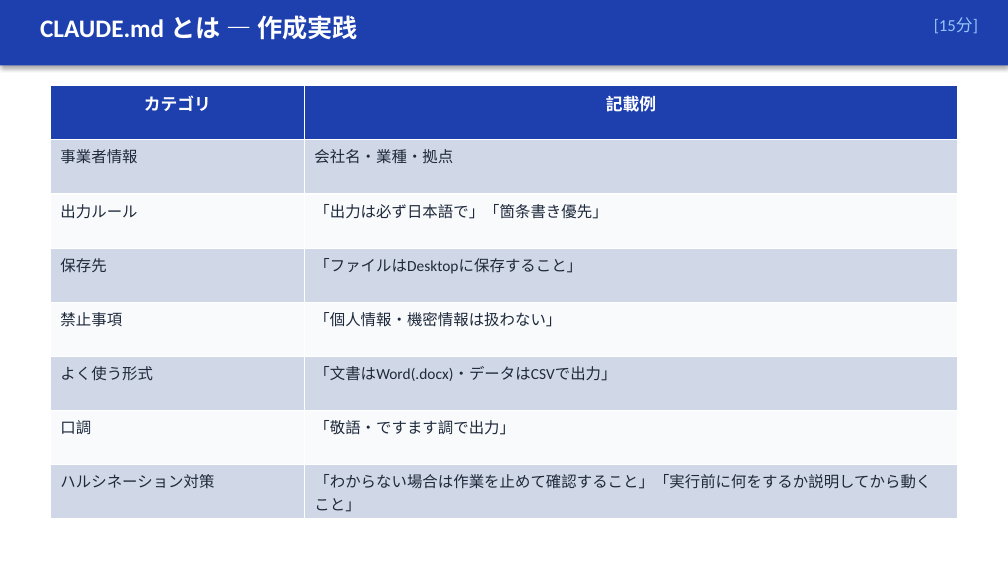
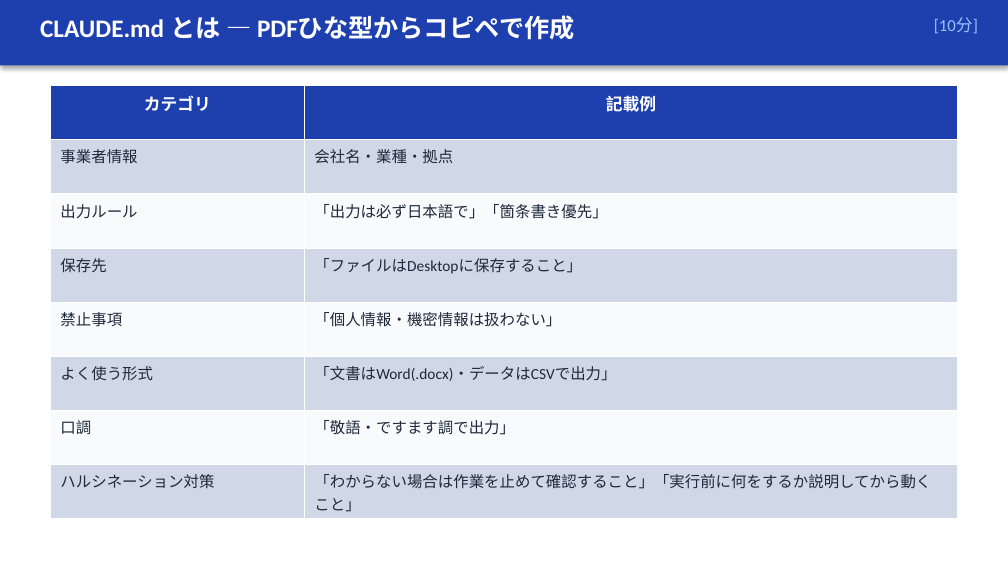
Before and after one commit to zatune-gif/kurashi-no-dodai-log, a slide deck: slide 15 of 00-01_han-ai/training-materials/course05_jissen_claude_code.pptx. Drawn at 1008x567 pixels with LibreOffice and Linux fonts; fonts in the diff are those of the drawing. Boxes give left, top, right and bottom in pixels: in the first picture for what was removed or moved away, otherwise in the second. Text is boxed around its words. In the diff, an @@ line names an element or a change of style, - is before the commit and + after.

```diff
--- a/00-01_han-ai/training-materials/course05_jissen_claude_code.pptx
+++ b/00-01_han-ai/training-materials/course05_jissen_claude_code.pptx
@@ text at [40, 16, 575, 40]: text changed @@
-CLAUDE.md とは — 作成実践
+CLAUDE.md とは — PDFひな型からコピペで作成
@@ text at [934, 18, 978, 33]: text changed @@
-[15分]
+[10分]
```
Also in this commit, not shown: 8 other slides changed, 3 other files.
